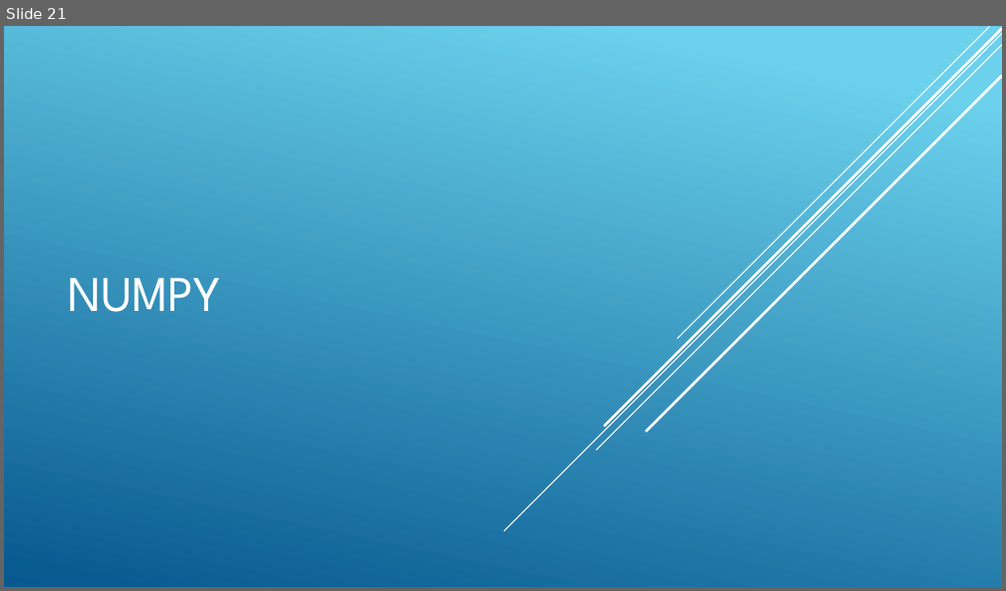
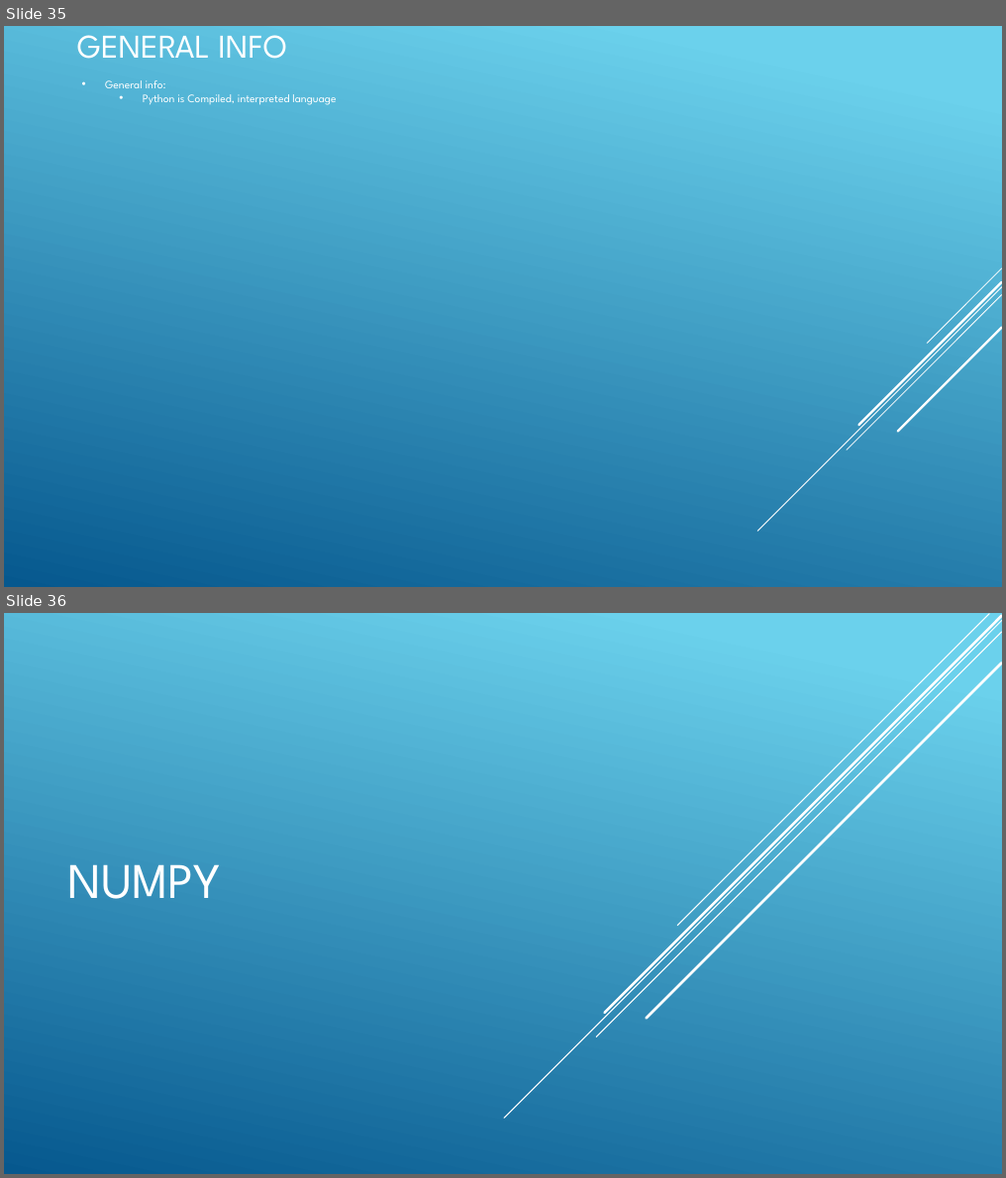
Before and after one commit to tvkatgit/DataScience-Python, a slide deck: Python.pptx. Shown one above the other, each under a label of ours: slide 21 before the commit, slides 35 and 36 after it. The pictures are 1006x591 and 1006x1178 pixels, drawn with LibreOffice and Linux fonts; fonts in the diff are those of the drawing. Boxes give left, top, right and bottom in pixels: in the first picture for what was removed or moved away, otherwise in the second. Text is boxed around its words. In the diff, an @@ line names an element or a change of style, - is before the commit and + after.

```diff
--- a/Python.pptx
+++ b/Python.pptx
@@ slide 35 added at (4,26,1002,587), background gradient #6ED2EB to #06588E @@
@@ text added at (77,35,287,59), 32 pt, text #FFFFFF @@
+GENERAL INFO
@@ text added at (105,80,336,105), 11 pt, text #FFFFFF @@
+• General info:
+  • Python is Compiled, interpreted language
@@ group added at (757,269,1002,531): 5 lines @@
@@ what was slide 21 is now slide 36 @@
```
Also in this commit, not shown: 4 slides changed, 14 other slides added.
